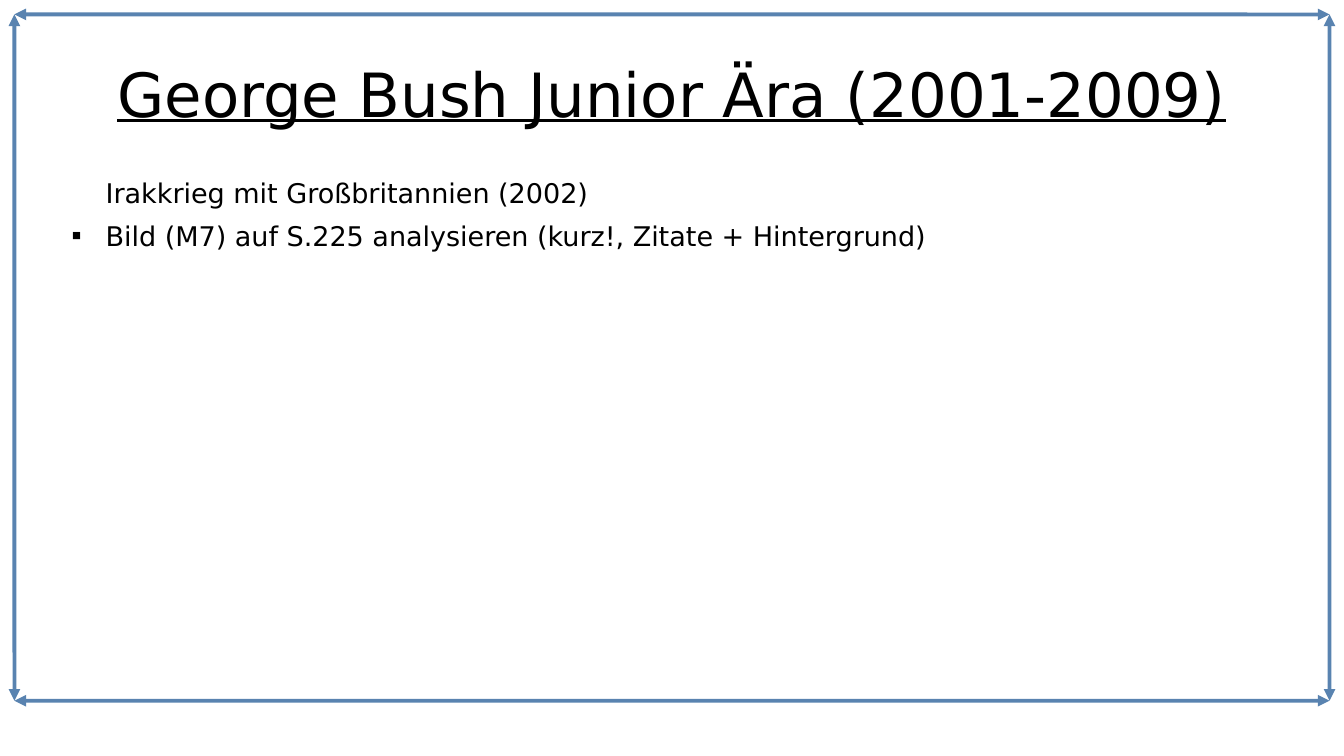
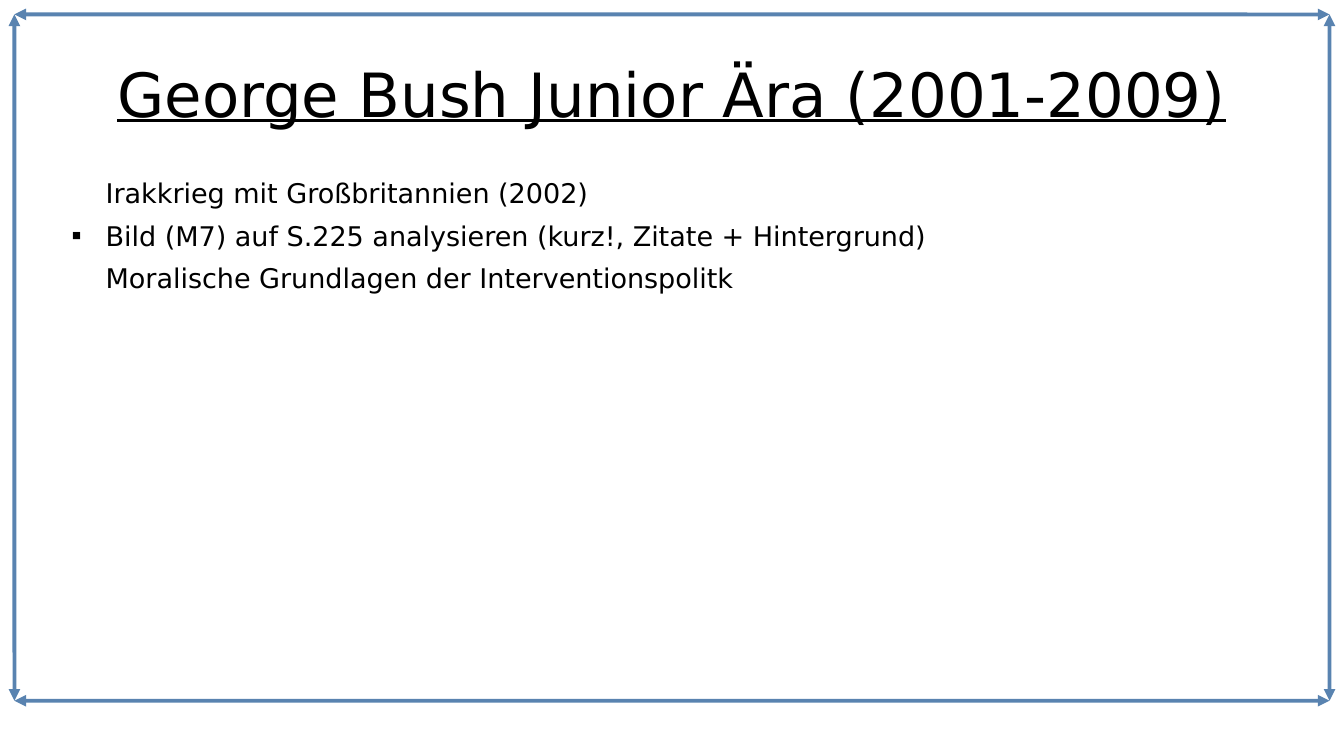
Before and after one commit to Lacrimus/Referat-Geschichte-USA-die-einzig-verbleibende-Weltmacht-, a slide deck: slide 5 of USA-die-einzig-verbleibende-Weltmacht.odp. Drawn at 1344x756 pixels with LibreOffice and Linux fonts; fonts in the diff are those of the drawing. Boxes give left, top, right and bottom in pixels: in the first picture for what was removed or moved away, otherwise in the second. Text is boxed around its words. In the diff, an @@ line names an element or a change of style, - is before the commit and + after.

```diff
--- a/USA-die-einzig-verbleibende-Weltmacht.odp
+++ b/USA-die-einzig-verbleibende-Weltmacht.odp
@@ text at box(106, 267, 733, 293): paragraph added @@
+Moralische Grundlagen der Interventionspolitk
```
Also in this commit, not shown: 2 slides removed, 1 other file.
